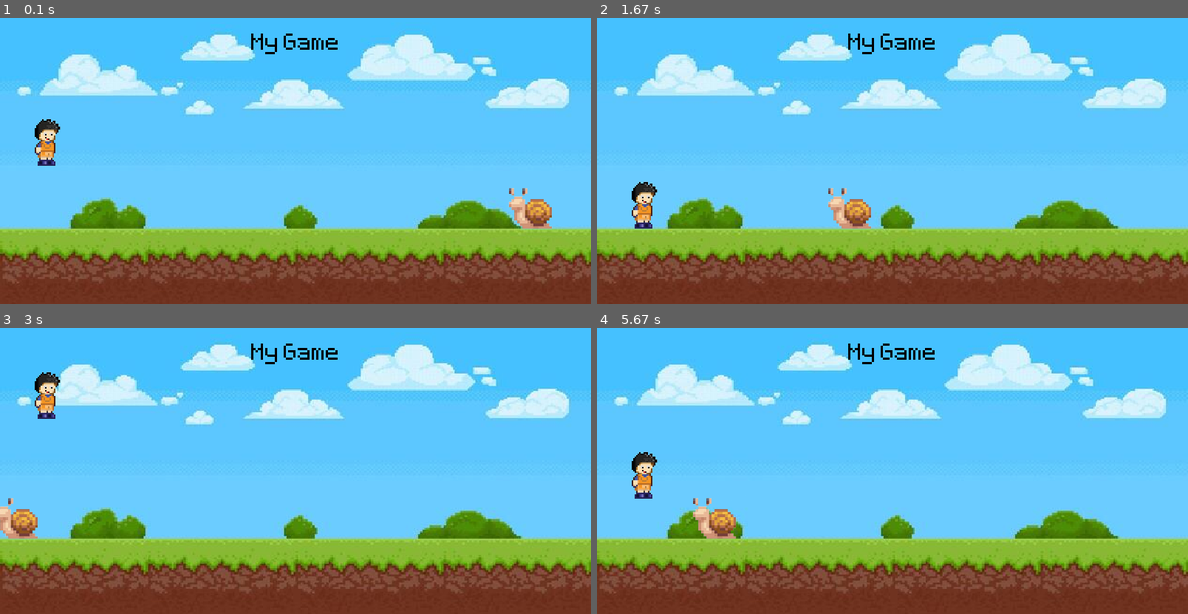
Above: before the commit, frames 1-4 (two rows, left to right).
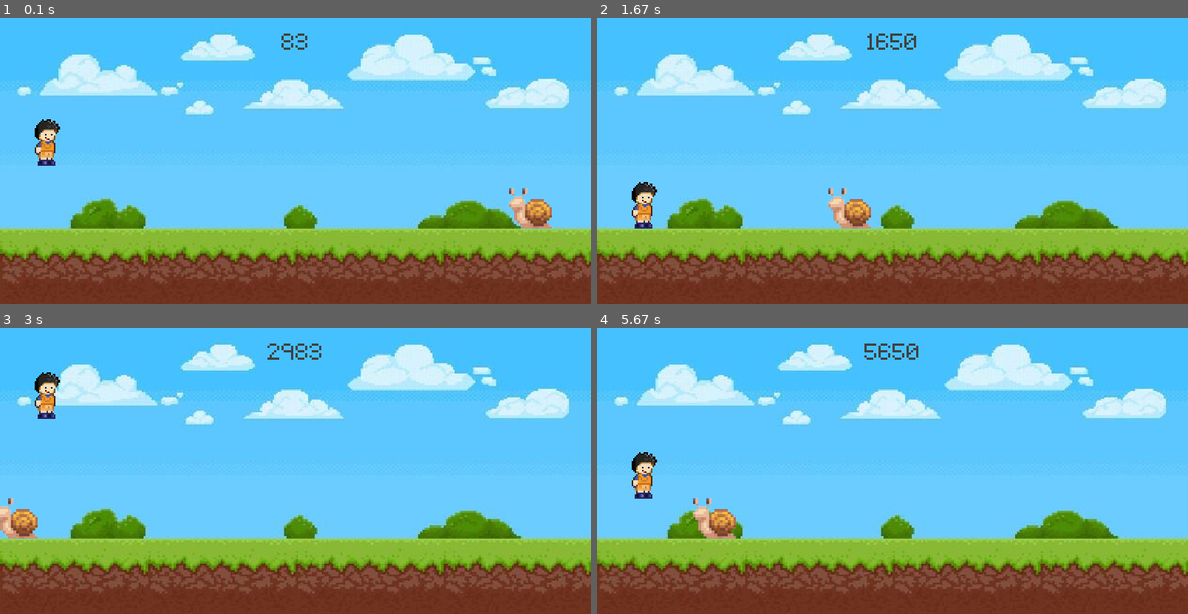
Above: after the commit, the same moments.

Repository: kazakas99/pygame-game
Game: pygame game, started from game.py
Two runs of this game, one before a commit and one after it. Both use one fixed random seed, a clock stepped at 60 frames per second and the inputs below.
Inputs:
- Up to frame 1 (0.1 s): no input
- Up to frame 2 (1.67 s): no input
- Up to frame 3 (3 s): tap Space at 1.83, 2.23, 2.53 s
- Up to frame 4 (5.67 s): tap Space at 3.07, 3.37, 4.13, 4.9, 5.3, 5.6 s

The runs differ from the first frame. In frame 1, 0.4% of the frame differs, in the area x 42-58%, y 5-13%; in frame 2, 0.4%; in frame 3, 0.4%; in frame 4, 0.5%.

Commit message:
added score

Diff:
--- a/game.py
+++ b/game.py
@@ -1,10 +1,18 @@
 import pygame
+
+def display_score():
+    current_time = pygame.time.get_ticks() - start_time
+    score_surf = font.render(f'{current_time}', False, (64,64,64))
+    score_rect = score_surf.get_rect(center = (400, 50))
+    screen.blit(score_surf, score_rect)
 
 pygame.init()
 screen = pygame.display.set_mode((800, 400))
 clock = pygame.time.Clock()
 pygame.display.set_caption('Game')
 running = True
+game_active = True
+start_time = 0
 
 font = pygame.font.Font('font/Pixeltype.ttf', 50)
 text = font.render('My Game', False, 'Black')
@@ -41,7 +49,7 @@
     # RENDER YOUR GAME HERE
     screen.blit(background, (0, 0))
 
-    screen.blit(text, text_rect)
+    #screen.blit(text, text_rect)
 
     screen.blit(player, player_rect)
     player_gravity += 1
@@ -63,6 +71,8 @@
     if player_mask.overlap(snail_mask, offset):
         print('collision!')
 
+    display_score()
+
     pygame.display.update()
     clock.tick(60)
 
